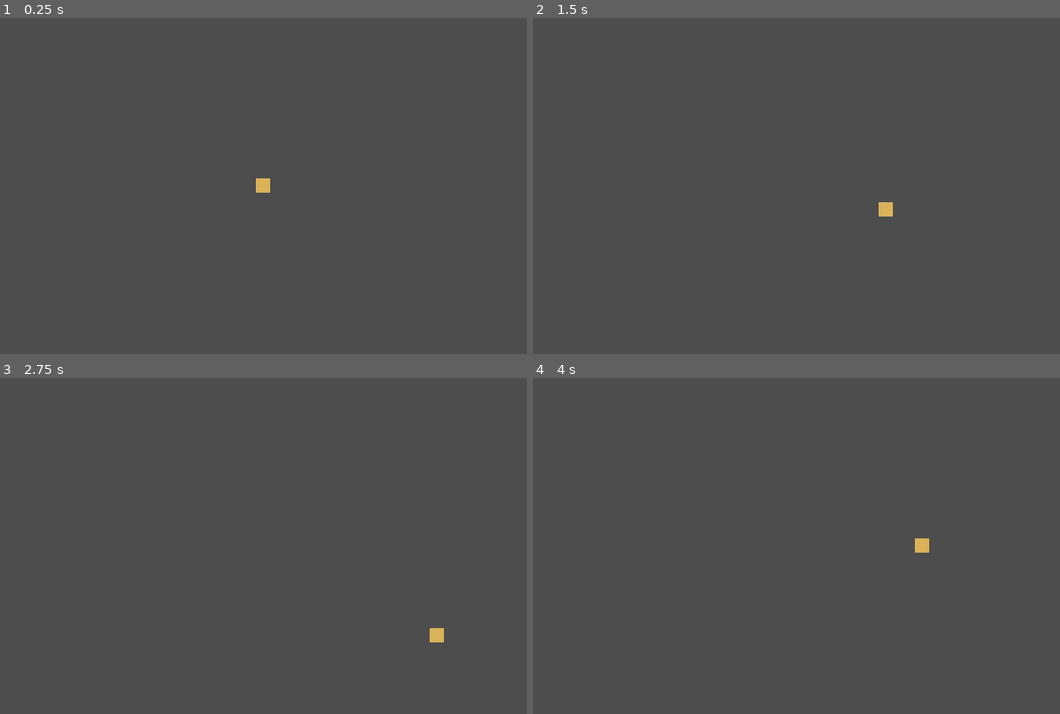
Above: before the commit, frames 1-4 (two rows, left to right).
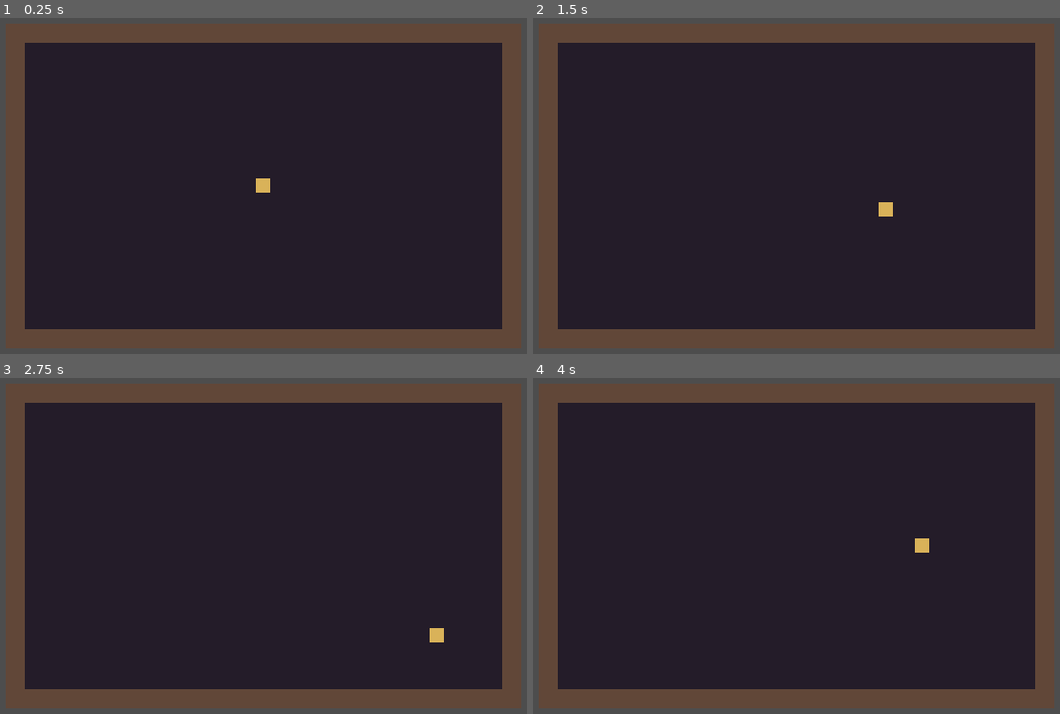
Above: after the commit, the same moments.

Repository: IAmdeGroot/software-factory
Game: Godot game, scene res://scenes/main.tscn
Same seed, same stepped clock (60 frames per second), same inputs: the game is played once before the commit and once after it.
Inputs:
- Up to frame 1 (0.25 s): no input
- Up to frame 2 (1.5 s): tap Enter at 0.5 s; hold Right (ui_right) 0.53-1.28 s; hold Down (ui_down) from 1.28 s (still down)
- Up to frame 3 (2.75 s): release Down (ui_down) at 2.03 s; hold Right (ui_right) from 2.03 s (still down)
- Up to frame 4 (4 s): release Right (ui_right) at 2.78 s; hold Up (ui_up) 2.78-3.53 s; hold Left (ui_left) from 3.53 s (still down)

The runs differ from the first frame. In frame 1, 77% of the frame differs, in the area x 4-96%, y 7-93%; in frame 2, 77%; in frame 3, 77%; in frame 4, 77%.

Commit message:
DUNGEON-003: add a bounded room the player cannot walk out of.
Four StaticBody2D walls around the spawn point in the main 2D scene, with ColorRect visiblity and collision so WASD movement stays inside the room.

Co-authored-by: IAmdeGroot <IAmdeGroot@users.noreply.github.com>

Diff:
--- a/examples/dark-dungeon/scenes/main.tscn
+++ b/examples/dark-dungeon/scenes/main.tscn
@@ -1,8 +1,75 @@
-[gd_scene load_steps=2 format=3 uid="uid://darkdungeonmain001"]
+[gd_scene load_steps=5 format=3 uid="uid://darkdungeonmain001"]
 
 [ext_resource type="PackedScene" uid="uid://darkdungeonplayer002" path="res://scenes/player.tscn" id="1_player"]
 
+[sub_resource type="RectangleShape2D" id="WallHorizontal"]
+size = Vector2(864, 32)
+
+[sub_resource type="RectangleShape2D" id="WallVertical"]
+size = Vector2(32, 544)
+
 [node name="Main" type="Node2D"]
+
+[node name="Room" type="Node2D" parent="."]
+
+[node name="Floor" type="ColorRect" parent="Room"]
+offset_left = 240.0
+offset_top = 120.0
+offset_right = 1040.0
+offset_bottom = 600.0
+color = Color(0.14, 0.11, 0.16, 1)
+
+[node name="NorthWall" type="StaticBody2D" parent="Room"]
+position = Vector2(640, 104)
+
+[node name="Visible" type="ColorRect" parent="Room/NorthWall"]
+offset_left = -432.0
+offset_top = -16.0
+offset_right = 432.0
+offset_bottom = 16.0
+color = Color(0.38, 0.28, 0.22, 1)
+
+[node name="CollisionShape2D" type="CollisionShape2D" parent="Room/NorthWall"]
+shape = SubResource("WallHorizontal")
+
+[node name="SouthWall" type="StaticBody2D" parent="Room"]
+position = Vector2(640, 616)
+
+[node name="Visible" type="ColorRect" parent="Room/SouthWall"]
+offset_left = -432.0
+offset_top = -16.0
+offset_right = 432.0
+offset_bottom = 16.0
+color = Color(0.38, 0.28, 0.22, 1)
+
+[node name="CollisionShape2D" type="CollisionShape2D" parent="Room/SouthWall"]
+shape = SubResource("WallHorizontal")
+
+[node name="WestWall" type="StaticBody2D" parent="Room"]
+position = Vector2(224, 360)
+
+[node name="Visible" type="ColorRect" parent="Room/WestWall"]
+offset_left = -16.0
+offset_top = -272.0
+offset_right = 16.0
+offset_bottom = 272.0
+color = Color(0.38, 0.28, 0.22, 1)
+
+[node name="CollisionShape2D" type="CollisionShape2D" parent="Room/WestWall"]
+shape = SubResource("WallVertical")
+
+[node name="EastWall" type="StaticBody2D" parent="Room"]
+position = Vector2(1056, 360)
+
+[node name="Visible" type="ColorRect" parent="Room/EastWall"]
+offset_left = -16.0
+offset_top = -272.0
+offset_right = 16.0
+offset_bottom = 272.0
+color = Color(0.38, 0.28, 0.22, 1)
+
+[node name="CollisionShape2D" type="CollisionShape2D" parent="Room/EastWall"]
+shape = SubResource("WallVertical")
 
 [node name="Player" parent="." instance=ExtResource("1_player")]
 position = Vector2(640, 360)
Not shown, changed: docs/work-graph/backlog.md
Not shown, changed: docs/work-graph/beads/DUNGEON-003.md
Not shown, changed: examples/dark-dungeon/README.md
Not shown, added: examples/dark-dungeon/tests/test_room.py
